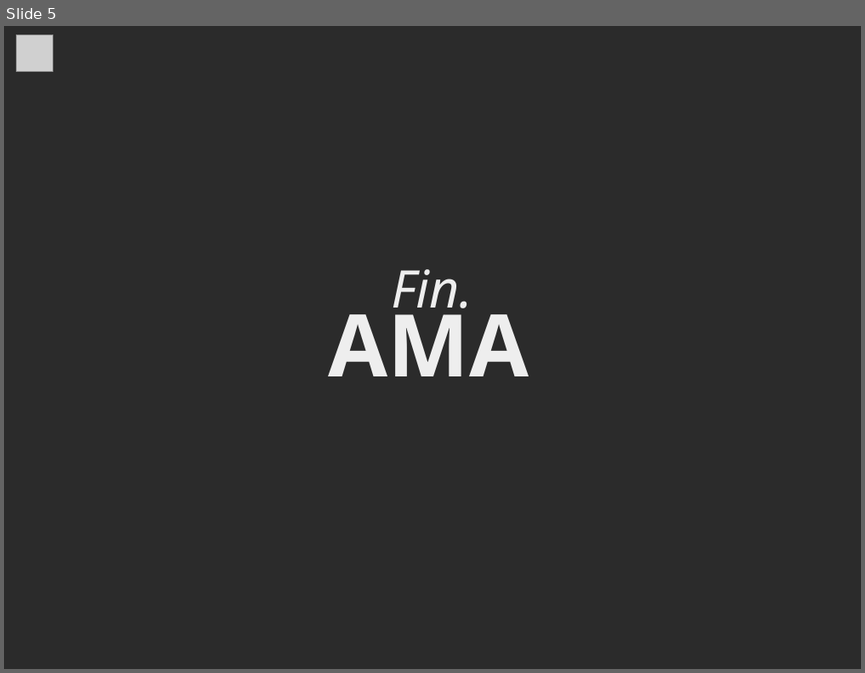
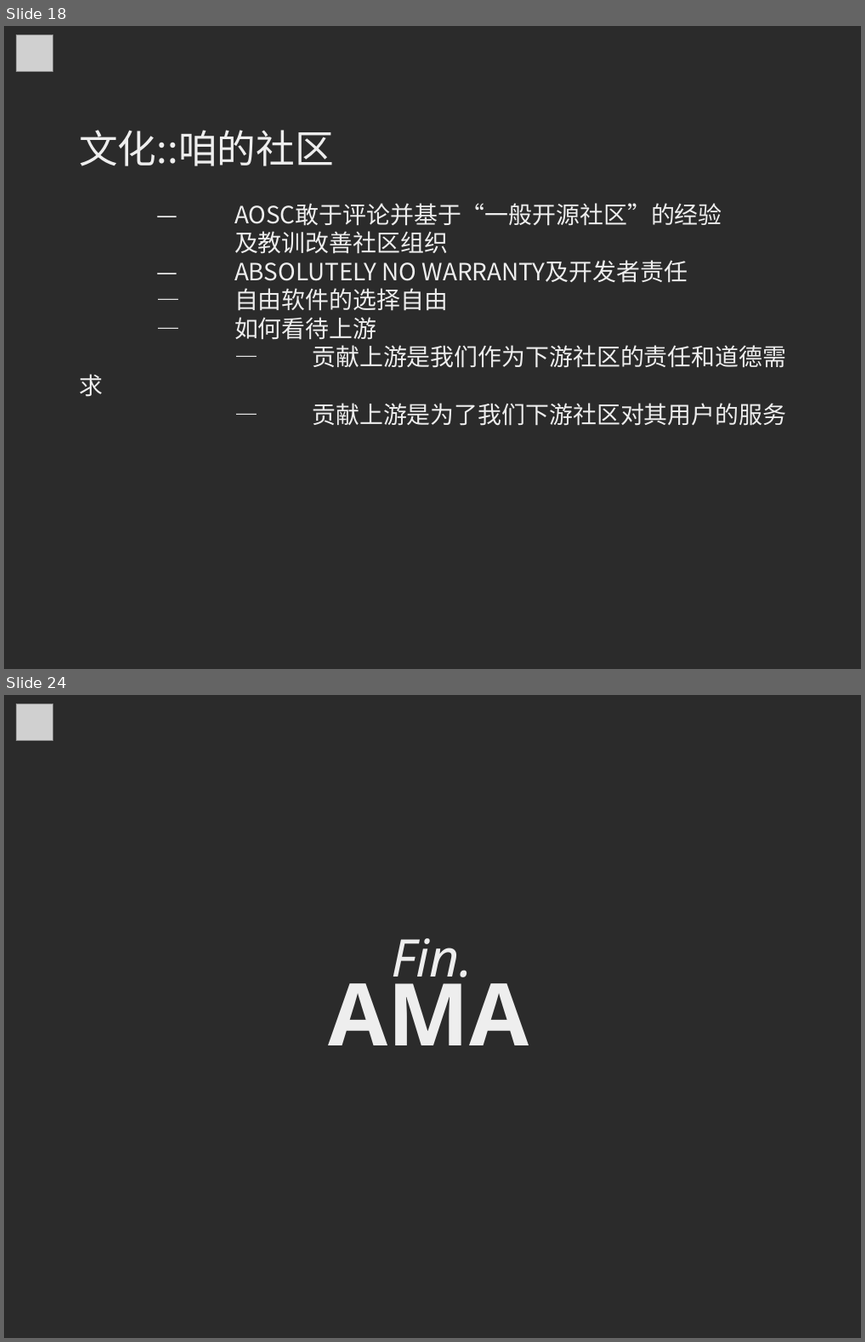
Before and after one commit to MingcongBai/soscon-2018-talk, a slide deck: slide.odp. Shown one above the other, each under a label of ours: slide 5 before the commit, slides 18 and 24 after it; the slides between them are not shown. The pictures are 865x673 and 865x1342 pixels, drawn with LibreOffice and Linux fonts; fonts in the diff are those of the drawing; grey boxes stand for pictures; background and template pictures are left out; a plain dark background stands for a picture behind light text. Boxes give left, top, right and bottom in pixels: in the first picture for what was removed or moved away, otherwise in the second. Text is boxed around its words. In the diff, an @@ line names an element or a change of style, - is before the commit and + after.

```diff
--- a/slide.odp
+++ b/slide.odp
@@ slide 18 added at (4, 26, 861, 669), background picture (left out) @@
@@ picture added at (17, 34, 53, 71) @@
@@ text added at (79, 130, 786, 426), 22 pt, text #EEEEEE @@
+文化::咱的社区
+— AOSC敢于评论并基于“一般开源社区”的经验
+及教训改善社区组织
+— ABSOLUTELY NO WARRANTY及开发者责任
+— 自由软件的选择自由
+— 如何看待上游
+— 贡献上游是我们作为下游社区的责任和道德需求
+— 贡献上游是为了我们下游社区对其用户的服务
@@ what was slide 5 is now slide 24 @@
```
Also in this commit, not shown: 1 slide changed, 21 other slides added, 3 slides removed.
